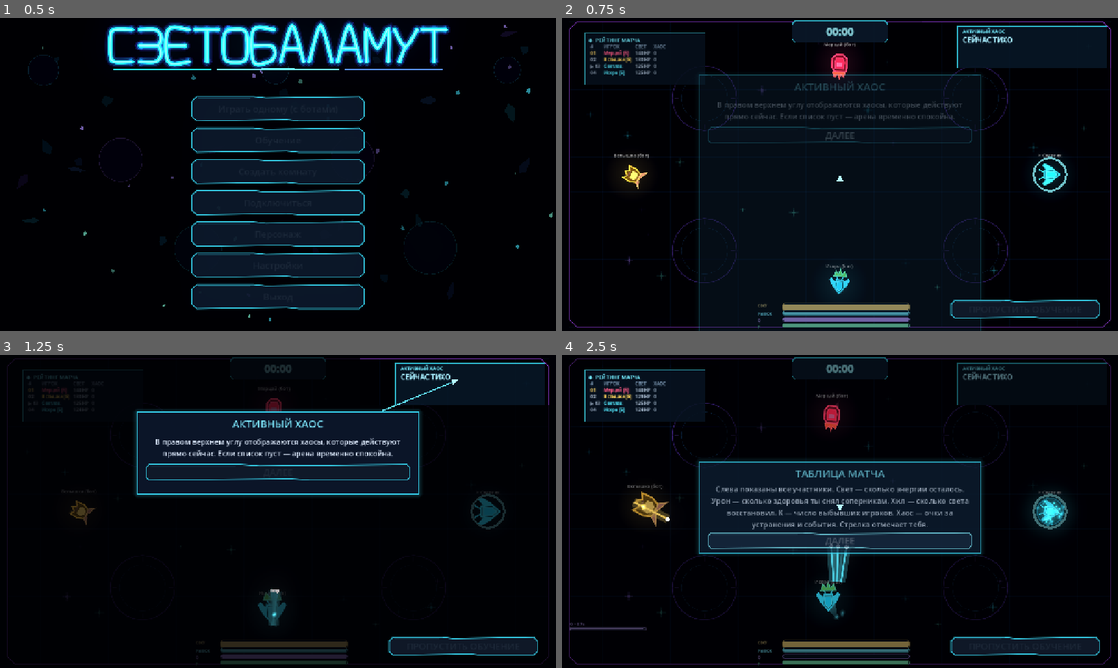
Above: before the commit, frames 1-4 (two rows, left to right).
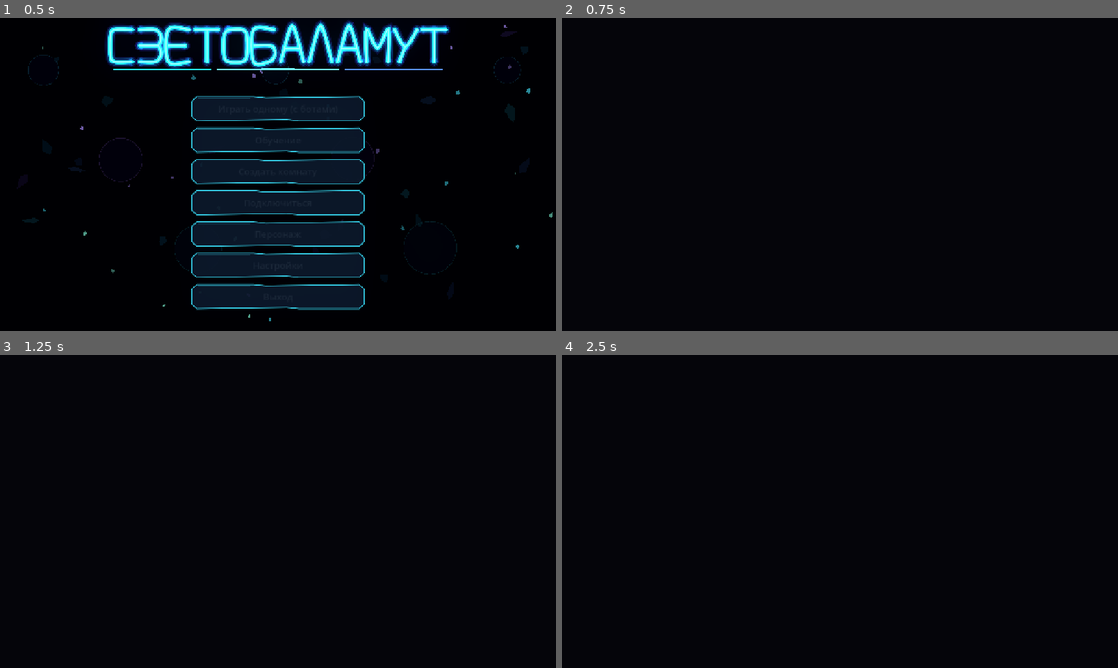
Above: after the commit, the same moments.

Repository: DvoreZZKy/svetobalamut
Game: Godot game, scene res://scenes/menu.tscn
Two runs of this game, one before a commit and one after it. Both use one fixed random seed, a clock stepped at 60 frames per second and the inputs below.
Inputs (mouse positions are in pixels of both pictures, inside the frame that each line leads up to):
- Up to frame 1 (0.5 s): no input
- Up to frame 2 (0.75 s): click "Играть одному (с ботами)" at 0.5 s
- Up to frame 3 (1.25 s): no input
- Up to frame 4 (2.5 s): tap Enter (restart) at 1.25 s; move the mouse to (962, 495) at 1.27 s; press the mouse at (962, 495) at 1.28 s; hold D (right) 1.28-2 s; tap Q (ability) at 1.35 s; release the mouse at (962, 495) at 2 s; click (840, 473) at 2 s, where only the run before the commit has a clickable "ДАЛЕЕ"

Frame 1 is identical in both runs. In frame 2, 10% of the frame differs, in the area x 1-99%, y 0-100%; in frame 3, 19%; in frame 4, 22%.
Error after the commit: Parse Error: Could not parse global class "Sim" from "res://scripts/sim.gd". (res://scripts/arena.gd:12)

Commit message:
Add 14 new playable character kits

Diff:
--- a/scripts/sim.gd
+++ b/scripts/sim.gd
@@ -6,10 +6,24 @@
 const A := Vector2(1600, 900)
 const MAX_LIGHT := 125.0
 const CLASS_STATS := [
-	{"name": "Светляк", "hp": 125.0, "def": 0.95, "atk": 0.82, "speed": 1.12, "rate": 0.22, "ability": "Перегрузка"},
-	{"name": "Капсула", "hp": 140.0, "def": 0.88, "atk": 1.35, "speed": 0.78, "rate": 0.56, "ability": "Энергощит"},
-	{"name": "Призрак", "hp": 130.0, "def": 0.88, "atk": 1.0, "speed": 1.20, "rate": 0.26, "ability": "Фазовый скачок"},
-	{"name": "Кристалл", "hp": 140.0, "def": 0.96, "atk": 1.65, "speed": 1.00, "rate": 0.46, "ability": "Звёздный залп"}
+	{"name":"Светляк","hp":125.0,"def":0.95,"atk":0.82,"speed":1.12,"rate":0.22,"ability":"Перегрузка"},
+	{"name":"Капсула","hp":140.0,"def":0.88,"atk":1.35,"speed":0.78,"rate":0.56,"ability":"Энергощит"},
+	{"name":"Призрак","hp":130.0,"def":0.88,"atk":1.0,"speed":1.20,"rate":0.26,"ability":"Фазовый скачок"},
+	{"name":"Кристалл","hp":140.0,"def":0.96,"atk":1.65,"speed":1.0,"rate":0.46,"ability":"Звёздный залп"},
+	{"name":"Импульс","hp":118.0,"def":1.02,"atk":0.95,"speed":1.22,"rate":0.24,"ability":"Разгон"},
+	{"name":"Магнит","hp":132.0,"def":0.96,"atk":0.95,"speed":0.96,"rate":0.32,"ability":"Притяжение"},
+	{"name":"Слизень","hp":155.0,"def":0.84,"atk":0.86,"speed":0.82,"rate":0.34,"ability":"Липкая броня"},
+	{"name":"Сверхнова","hp":112.0,"def":1.08,"atk":1.18,"speed":0.94,"rate":0.38,"ability":"Вспышка"},
+	{"name":"Мираж","hp":120.0,"def":1.0,"atk":0.96,"speed":1.16,"rate":0.28,"ability":"Смещение"},
+	{"name":"Осколок","hp":126.0,"def":0.98,"atk":1.08,"speed":1.04,"rate":0.30,"ability":"Гранёный залп"},
+	{"name":"Сингулярность","hp":138.0,"def":0.94,"atk":0.98,"speed":0.88,"rate":0.36,"ability":"Гравитационная яма"},
+	{"name":"Рикошет","hp":122.0,"def":1.0,"atk":1.0,"speed":1.08,"rate":0.29,"ability":"Отскок"},
+	{"name":"Вулкан","hp":145.0,"def":0.92,"atk":1.12,"speed":0.90,"rate":0.40,"ability":"Перегрев"},
+	{"name":"Паразит","hp":128.0,"def":0.98,"atk":1.02,"speed":1.02,"rate":0.31,"ability":"Высасывание"},
+	{"name":"Маятник","hp":130.0,"def":0.97,"atk":1.0,"speed":1.06,"rate":0.30,"ability":"Размах"},
+	{"name":"Губка","hp":150.0,"def":0.86,"atk":0.90,"speed":0.88,"rate":0.35,"ability":"Поглощение"},
+	{"name":"Генератор","hp":124.0,"def":0.98,"atk":0.92,"speed":0.98,"rate":0.33,"ability":"Автотурель"},
+	{"name":"Полярность","hp":134.0,"def":0.94,"atk":1.0,"speed":1.0,"rate":0.32,"ability":"Отталкивание"}
 ]
 const SPEED := 470.0
 const DASH_SPEED := 1550.0
@@ -120,7 +134,7 @@
 		"shadow": false, "decoy": false, "life": 0.0,
 		"dash_t": 0.0, "dash_dir": Vector2.RIGHT, "dash_cd": 0.0, "inv": 0.0, "fire_cd": 0.0,
 		"wave_charge": 0.0, "fire_was_down": false, "wave_released": false,
-		"wave_ammo": 4, "wave_reload_t": 0.0, "buff": "", "buff_t": 0.0,
+		"wave_ammo": 4, "wave_reload_t": 0.0, "buff": "", "buff_t": 0.0,\n\t\t"field_t": 0.0, "field_mode": 0, "special_shots": 0, "turret_t": 0.0, "turret_cd": 0.0,
 		"pts": 0, "kills": 0, "damage_total": 0.0, "healing_total": 0.0, "kill_streak": 0, "kill_streak_t": 0.0, "last_hit": 0, "damage_by": {}, "hit_age": 99.0, "hit_t": 0.0, "push_cd": 0.0,
 		"derp_t": 0.0, "derp_by": 0, "derp": {"t": 0.0, "mv": Vector2.ZERO, "aim": pos, "fire": false, "dash": false},
 		"poss_target": 0, "poss_cd": 0.0, "poss_protect_cd": 0.0,
@@ -234,7 +248,7 @@
 	p.ability_t = maxf(0.0, p.ability_t - dt)
 	p.extra_cd = maxf(0.0, float(p.get("extra_cd", 0.0)) - dt)
 	p.phase_t = maxf(0.0, float(p.get("phase_t", 0.0)) - dt)
-	p.absorb_t = maxf(0.0, float(p.get("absorb_t", 0.0)) - dt)
+	p.absorb_t = maxf(0.0, float(p.get("absorb_t", 0.0)) - dt)\n\tp.field_t = maxf(0.0, float(p.get("field_t", 0.0)) - dt)\n\tp.turret_t = maxf(0.0, float(p.get("turret_t", 0.0)) - dt)\n\tp.turret_cd = maxf(0.0, float(p.get("turret_cd", 0.0)) - dt)
 
 	if p.shadow:
 		_update_shadow(p, dt, mv, want_poss)
@@ -249,7 +263,7 @@
 		p.vel = p.dash_dir * DASH_SPEED
 	else:
 		var k := 0.9 if effects.has("zerog") else 15.0
-		var speed_boost := 1.55 if p.kind == 0 and p.ability_t > 0.0 else 1.0
+		var speed_boost := 1.55 if p.kind == 0 and p.ability_t > 0.0 else (1.42 if (p.kind == 4 or p.kind == 14) and p.ability_t > 0.0 else 1.0)
 		if str(p.get("buff", "")) == "swift":
 			speed_boost *= 1.28
 		p.vel = p.vel.lerp(mv.limit_length(1.0) * SPEED * p.speed_mult * speed_boost, clampf(k * dt, 0.0, 1.0))
@@ -289,7 +303,7 @@
 		p.wave_released = false
 		p.fire_was_down = want_fire
 	elif want_fire and p.fire_cd <= 0.0 and p.light > shot_cost + 0.5:
-		var prism_active: bool = p.kind == 3 and int(p.get("prism_shots", 0)) > 0
+		var prism_active: bool = p.kind == 3 and int(p.get("prism_shots", 0)) > 0\n\t\tvar special_active: bool = int(p.get("special_shots", 0)) > 0
 		var spread_count := 3 if p.kind == 0 or prism_active else 1
 		for shot_i in spread_count:
 			var spread := (float(shot_i) - 1.0) * (0.12 if p.kind == 0 else 0.24) if spread_count == 3 else 0.0
@@ -299,7 +313,7 @@
 			var bolt_radius := 11.0 if p.kind == 3 else 6.0
 			var damage_mult := 0.42 if p.kind == 0 else (0.72 if prism_active else 1.0)
 			bullets.append({"id": next_id, "pos": p.pos + dir * 34.0, "vel": dir * bolt_speed + p.vel * 0.25,
-				"owner": p.id, "life": 1.4, "bn": 0, "ricochet": p.kind == 3, "dmg": BULLET_DMG * p.attack * damage_mult * (1.35 if str(p.get("buff", "")) == "overdrive" else 1.0),
+				"owner": p.id, "life": 1.4, "bn": 0, "ricochet": p.kind == 3 or special_active or p.kind == 11, "dmg": BULLET_DMG * p.attack * damage_mult * (1.35 if str(p.get("buff", "")) == "overdrive" else 1.0),
 				"radius": bolt_radius})
 			next_id += 1
 		if prism_active:
@@ -398,6 +412,42 @@
 				next_id += 1
 			events.append({"t": "ability", "x": p.pos.x, "y": p.pos.y, "c": p.ci, "kind": 3})
 
+		4:
+			p.ability_t = 2.2
+		5:
+			p.field_t = 2.8
+			p.field_mode = 1
+		6:
+			p.max_shield = 22.0
+			p.shield_hp = 22.0
+		7:
+			_character_pulse(p, 230.0, 28.0, 420.0)
+		8:
+			p.pos = (p.pos + p.aim * 280.0).clamp(Vector2(40,40), A - Vector2(40,40))
+			p.inv = 0.28
+		9:
+			p.special_shots = 5
+		10:
+			p.field_t = 3.2
+			p.field_mode = 1
+		11:
+			p.special_shots = 5
+		12:
+			p.buff = "overdrive"
+			p.buff_t = 3.0
+		13:
+			_drain_nearest(p, 20.0, 12.0)
+		14:
+			p.ability_t = 3.2
+		15:
+			p.absorb_t = 2.8
+			p.absorb_count = 0
+		16:
+			p.turret_t = 5.0
+			p.turret_cd = 0.1
+		17:
+			p.field_t = 2.5
+			p.field_mode = 2
 
 
 func _use_extra_ability(p: Dictionary) -> void:
@@ -423,7 +473,109 @@
 			# A prism splits the next three shots into refracted rays.
 			p.prism_shots = 3
 			events.append({"t": "extra_ability", "x": p.pos.x, "y": p.pos.y, "c": p.ci, "kind": 3})
-
+		4:
+			_chain_lightning(p)
+		5, 6:
+			p.field_t = 2.5
+			p.field_mode = 2
+		7:
+			_character_pulse(p, 280.0, 34.0, 520.0)
+		8:
+			p.pos = (p.pos + p.aim * 390.0).clamp(Vector2(40,40), A - Vector2(40,40))
+			p.inv = 0.35
+		9, 15:
+			p.max_shield = 30.0
+			p.shield_hp = 30.0
+		10:
+			p.field_t = 2.5
+			p.field_mode = 1
+		11:
+			for i in 5:
+				var dir := Vector2.from_angle(p.aim.angle() + (float(i) - 2.0) * 0.22)
+				bullets.append({"id":next_id,"pos":p.pos + dir * 34.0,"vel":dir * 1050.0,"owner":p.id,"life":1.35,"bn":0,"ricochet":true,"dmg":BULLET_DMG * p.attack * 0.58,"radius":6.0})
+				next_id += 1
+		12:
+			_character_pulse(p, 205.0, 22.0, 620.0)
+		13:
+			_drain_nearest(p, 28.0, 18.0)
+		14:
+			_character_pulse(p, 220.0, 20.0, 760.0)
+		15:
+			var recovered := minf(float(p.get("shield_hp",0.0)), 24.0)
+			p.shield_hp = maxf(0.0, float(p.get("shield_hp",0.0)) - recovered)
+			p.light = minf(float(p.max_light), float(p.light) + recovered)
+		16:
+			p.turret_t = 8.0
+			p.turret_cd = 0.1
+		17:
+			p.field_t = 2.8
+			p.field_mode = 1 if int(p.get("field_mode",0)) == 2 else 2
+
+
+
+func _character_pulse(p: Dictionary, radius: float, damage: float, push: float) -> void:
+	for target in players.values():
+		if target.id == p.id or target.shadow or target.decoy or target.inv > 0.0:
+			continue
+		var offset: Vector2 = target.pos - p.pos
+		var distance := offset.length()
+		if distance <= radius:
+			var direction := offset.normalized() if distance > 0.01 else p.aim
+			_damage(target, damage * float(p.attack) * (1.0 - 0.35 * distance / radius), p.id, false)
+			target.vel += direction * push * (1.0 - 0.3 * distance / radius)
+	events.append({"t":"ability","x":p.pos.x,"y":p.pos.y,"c":p.ci,"kind":p.kind})
+	shake_req = maxf(shake_req, 9.0)
+
+
+func _drain_nearest(p: Dictionary, damage: float, healing: float) -> void:
+	var target := _nearest(p, false)
+	if target.is_empty() or (target.pos as Vector2).distance_to(p.pos) > 360.0:
+		return
+	_damage(target, damage * float(p.attack), p.id, false)
+	var old_light: float = float(p.light)
+	p.light = minf(float(p.max_light), float(p.light) + healing)
+	var restored := float(p.light) - old_light
+	if restored > 0.01:
+		p.healing_total = float(p.get("healing_total",0.0)) + restored
+		events.append({"t":"heal","id":p.id,"amount":restored})
+
+
+func _chain_lightning(p: Dictionary) -> void:
+	var first := _nearest(p, false)
+	if first.is_empty() or (first.pos as Vector2).distance_to(p.pos) > 300.0:
+		return
+	var origin: Vector2 = first.pos
+	_damage(first, 24.0 * float(p.attack), p.id, false)
+	var second: Dictionary = {}
+	var best_distance := 220.0 * 220.0
+	for candidate in players.values():
+		if candidate.id == p.id or candidate.id == first.id or candidate.shadow or candidate.decoy:
+			continue
+		var distance: float = candidate.pos.distance_squared_to(origin)
+		if distance < best_distance:
+			best_distance = distance
+			second = candidate
+	if not second.is_empty():
+		_damage(second, 15.0 * float(p.attack), p.id, false)
+
+
+func _tick_character_fields(p: Dictionary, dt: float) -> void:
+	if p.field_t > 0.0:
+		for target in players.values():
+			if target.id == p.id or target.shadow or target.decoy:
+				continue
+			var offset: Vector2 = p.pos - target.pos
+			var distance := offset.length()
+			if distance < 310.0 and distance > 1.0:
+				var strength := (1.0 - distance / 310.0) * 520.0
+				target.vel += offset.normalized() * strength * dt * (1.0 if int(p.field_mode) == 1 else -1.0)
+	if p.turret_t > 0.0 and p.turret_cd <= 0.0:
+		var target := _nearest(p, false)
+		if not target.is_empty():
+			var direction: Vector2 = (target.pos - p.pos).normalized()
+			bullets.append({"id":next_id,"pos":p.pos + direction * 38.0,"vel":direction * 1050.0,"owner":p.id,"life":1.0,"bn":0,"ricochet":false,"dmg":BULLET_DMG * float(p.attack) * 0.55,"radius":5.0})
+			next_id += 1
+			p.turret_cd = 0.72
 
 func _update_lures(dt: float) -> void:
 	var keep: Array = []
